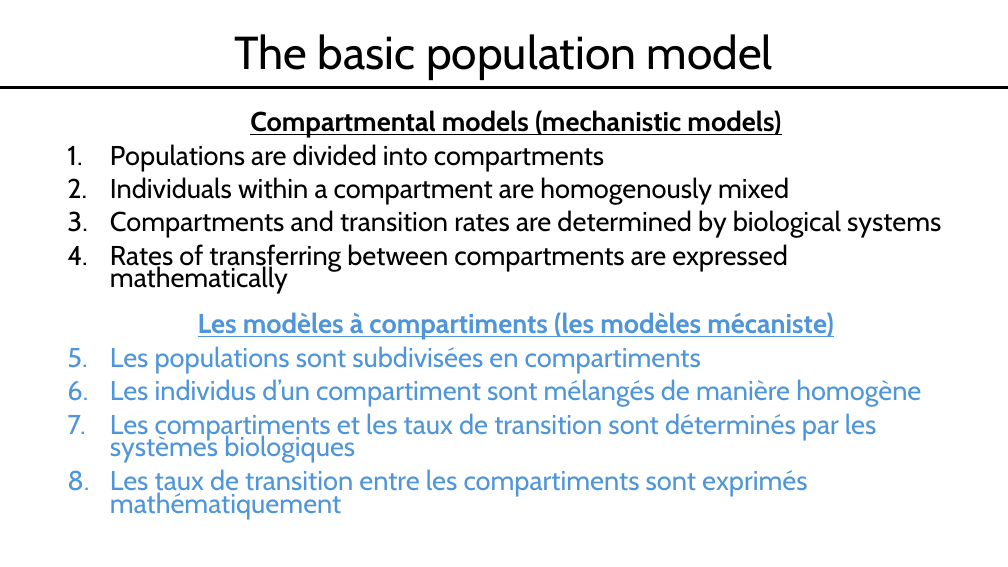
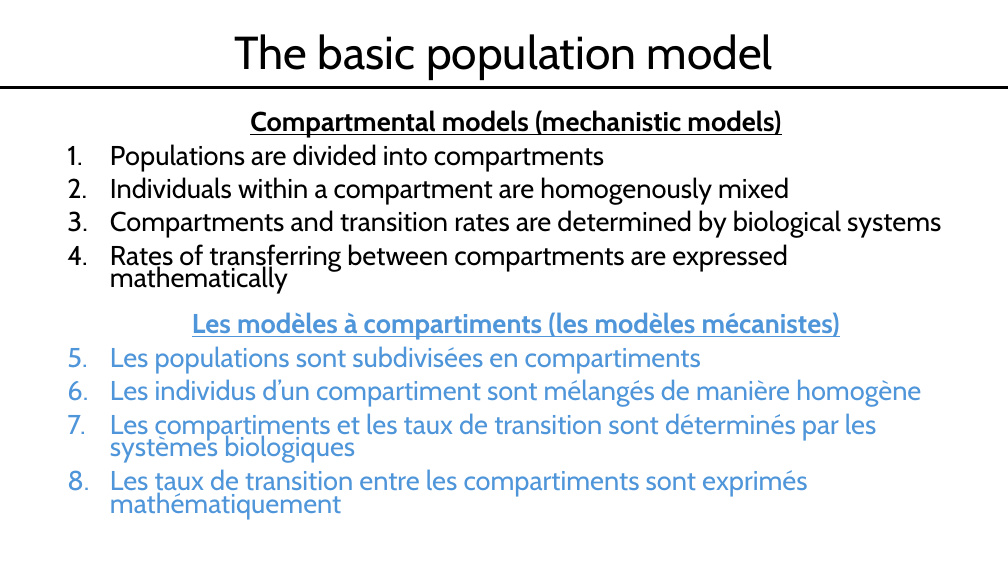
Before and after one commit to brooklabteam/www-e2m2, a slide deck: slide 12 of assets/2025/Lectures-PPT/Intro_CompartmentalModels_2025.pptx. Drawn at 1008x567 pixels with LibreOffice and Linux fonts; fonts in the diff are those of the drawing. Boxes give left, top, right and bottom in pixels: in the first picture for what was removed or moved away, otherwise in the second. Text is boxed around its words. In the diff, an @@ line names an element or a change of style, - is before the commit and + after.

```diff
--- a/assets/2025/Lectures-PPT/Intro_CompartmentalModels_2025.pptx
+++ b/assets/2025/Lectures-PPT/Intro_CompartmentalModels_2025.pptx
@@ text at [192, 312, 840, 340]: text changed @@
-Les modèles à compartiments (les modèles mécaniste)
+Les modèles à compartiments (les modèles mécanistes)
```
Also in this commit, not shown: 1 other slide changed, 6 other files.
